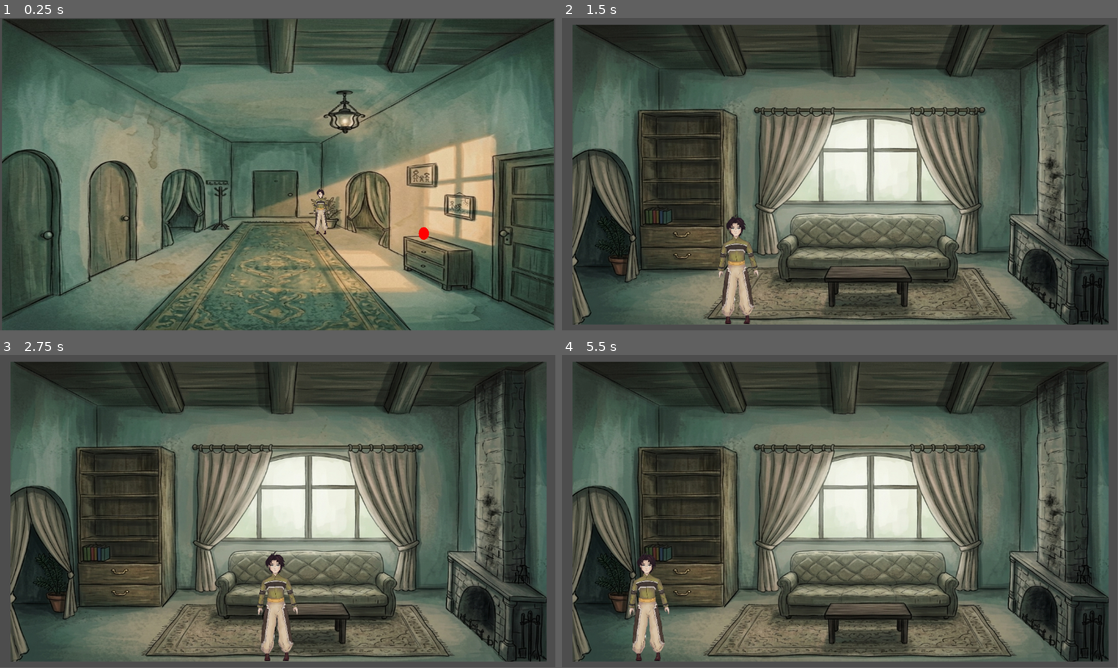
Above: before the commit, frames 1-4 (two rows, left to right).
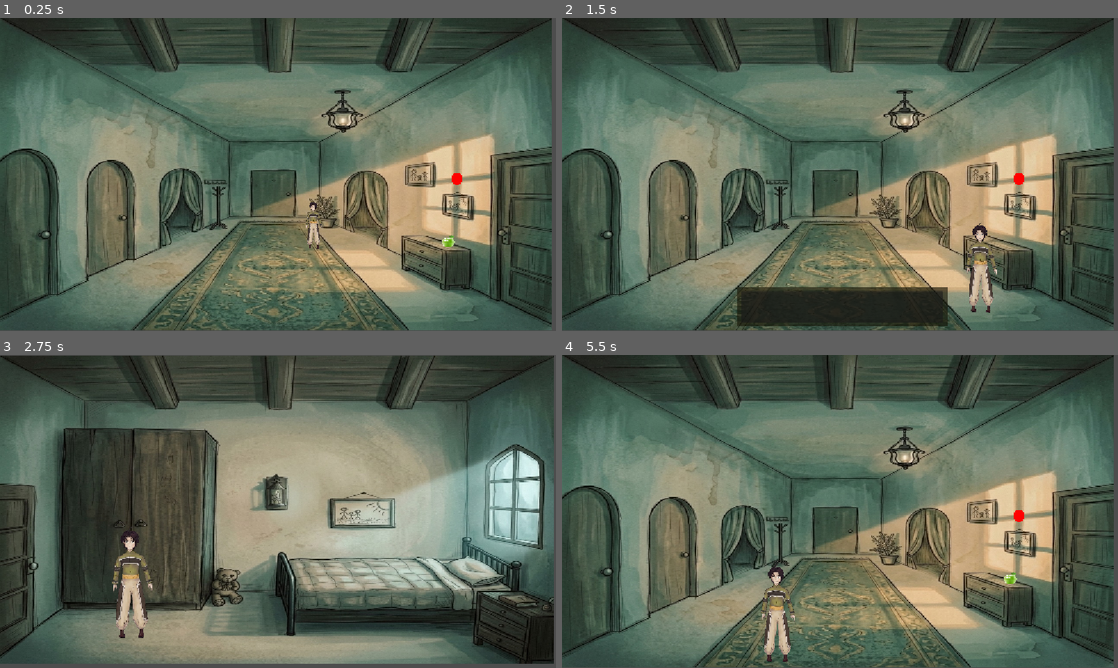
Above: after the commit, the same moments.

Repository: ramochka05/Geam
Game: Godot game, scene res://scene/hous.tscn
Two runs of this game, one before a commit and one after it. Both use one fixed random seed, a clock stepped at 60 frames per second and the inputs below. This scene is started directly instead of the project's main scene.
Inputs:
- Up to frame 1 (0.25 s): no input
- Up to frame 2 (1.5 s): tap Enter at 0.5 s; hold Right (ui_right) 0.53-1.28 s; tap Tab (interact) at 0.6 s; tap E at 0.8, 1.35 s; hold Down (ui_down) from 1.28 s (still down)
- Up to frame 3 (2.75 s): tap Tab (interact) at 1.55, 2.1 s; tap Space at 2 s; release Down (ui_down) at 2.03 s; hold Right (ui_right) from 2.03 s (still down); tap E at 2.3 s
- Up to frame 4 (5.5 s): release Right (ui_right) at 2.78 s; hold Up (ui_up) 2.78-3.53 s; tap E at 2.85, 3.8, 4.35, 5.3 s; tap Tab (interact) at 3.05, 3.6, 4.55, 5.1 s; tap Enter at 3.5 s; hold Left (ui_left) 3.53-5.03 s; hold Down (ui_down) from 5.03 s (still down)
The window is 799x449 before the commit and 800x450 after it. Grey fills any space a smaller window leaves; there, only what the larger window draws over its background counts as a difference.

The runs differ from the first frame. In frame 1, 14% of the frame differs, in the area x 0-100%, y 0-100%; in frame 2, 66%; in frame 3, 63%; in frame 4, 66%.

Commit message:
Initial commit

Diff:
--- a/player_test.gd
+++ b/player_test.gd
@@ -9,6 +9,9 @@
 @onready var sprite = $Sprite2D
 # Получаем ссылку на форму коллизии
 @onready var collision_shape = $CollisionShape2D
+
+@onready var interaction_area: Area2D = $PlayerArea
+
 func _ready():
 	# ВОТ ЭТО САМОЕ ГЛАВНОЕ:
 	# Соединяем сигнал изменения инвентаря с функцией обновления экрана
@@ -38,3 +41,29 @@
 	if collision_shape.shape is RectangleShape2D:
 		var base_size = Vector2(150, 350) # Впишите сюда ваш изначальный размер хитбокса
 		collision_shape.shape.size = base_size * current_scale
+
+func _input(event):
+	# Проверяем, является ли событие нажатием клавиши
+	if event is InputEventKey:
+		# Проверяем, была ли клавиша нажата (не отпущена)
+		if event.pressed:
+			match event.keycode:
+				KEY_E:
+					print("Клавиша E нажата")
+					try_interact()
+
+func try_interact():
+	# Получаем все Area2D, которые пересекаются с игроком
+	if interaction_area != null:
+		var areas = interaction_area.get_overlapping_areas()
+		for area in areas:
+			if area.has_method("interact"):
+				# Дополнительно проверяем, что игрок действительно рядом с этим предметом
+				if area.player_is_near:
+					area.interact()
+					return # Взаимодействуем только с одним предметом за раз
+
+
+
+func _on_bad_apple_player_entered() -> void:
+	pass # Replace with function body.
--- a/project.godot
+++ b/project.godot
@@ -18,6 +18,11 @@
 [autoload]
 
 GlobalInventory="*uid://b6dftycnj3q55"
+
+[display]
+
+window/stretch/mode="canvas_items"
+window/stretch/aspect="expand"
 
 [dotnet]
 
--- /dev/null
+++ b/scene/bad_apple.gd
@@ -0,0 +1,32 @@
+extends Area2D
+
+@onready var sprite: Sprite2D = $PNGApple
+
+var is_collected = false # Наш замок
+
+
+# Флаг, находится ли игрок в зоне
+var player_is_near = false
+
+func _ready():
+	# Подключаем сигналы области к функциям в этом скрипте
+	body_entered.connect(_on_body_entered)
+	body_exited.connect(_on_body_exited)
+
+func _on_body_entered(_body):
+	# Проверяем, что вошел именно игрок (нужно повесить на игрока группу "player")
+	player_is_near = true
+
+func _on_body_exited(_body):
+	player_is_near = false
+
+# Эта функция будет вызываться из главного скрипта или через Input
+func interact():
+	if player_is_near:
+		if is_collected:
+			return
+
+		print("Взаимодействие с предметом!")
+		is_collected = true
+		print("Яблоко подобрано один раз")
+		call_deferred("queue_free")
--- a/scene/hous.tscn
+++ b/scene/hous.tscn
@@ -4,19 +4,14 @@
 [ext_resource type="PackedScene" uid="uid://dwxxue464ng7a" path="res://scene/player_test.tscn" id="2_k6bhc"]
 [ext_resource type="PackedScene" uid="uid://brs8jnbcbbvve" path="res://scene/portal.tscn" id="3_r3g4p"]
 [ext_resource type="PackedScene" uid="uid://dc4jfd01kh8dv" path="res://scene/apple.tscn" id="4_k6bhc"]
-[ext_resource type="Texture2D" uid="uid://bstj5qsw46h8h" path="res://sprites/Red-Circle-Transparent.png" id="5_xncuo"]
-[ext_resource type="Script" uid="uid://djtm0g8ovx1xy" path="res://inventory/item_data.gd" id="6_w0h0x"]
+[ext_resource type="Texture2D" uid="uid://dqwpdwtl0j3xv" path="res://sprites/apple.png" id="5_r3g4p"]
+[ext_resource type="Script" uid="uid://4okgj2l3u6iq" path="res://scene/bad_apple.gd" id="5_xncuo"]
+
+[sub_resource type="RectangleShape2D" id="RectangleShape2D_ts2qu"]
+size = Vector2(46.593704, 29.212067)
 
 [sub_resource type="RectangleShape2D" id="RectangleShape2D_xncuo"]
 size = Vector2(7.610489, 7.3191495)
-
-[sub_resource type="Resource" id="Resource_ts2qu"]
-script = ExtResource("6_w0h0x")
-name = "Яблоко"
-icon = ExtResource("5_xncuo")
-is_stackable = true
-max_stack_size = 10
-metadata/_custom_type_script = "uid://djtm0g8ovx1xy"
 
 [sub_resource type="RectangleShape2D" id="RectangleShape2D_k6bhc"]
 size = Vector2(233, 263.48425)
@@ -24,17 +19,35 @@
 [sub_resource type="RectangleShape2D" id="RectangleShape2D_r3g4p"]
 size = Vector2(1164, 45)
 
+[sub_resource type="RectangleShape2D" id="RectangleShape2D_w0h0x"]
+size = Vector2(171.7479, 108.48272)
+
 [node name="room1" type="Node2D" unique_id=903177662]
 
 [node name="Photo20260315175153" type="Sprite2D" parent="." unique_id=1145691021]
-position = Vector2(577, 325)
+position = Vector2(572, 323.00003)
 scale = Vector2(0.89453125, 0.71594685)
 texture = ExtResource("1_r3g4p")
 
 [node name="player test" parent="." unique_id=18880484 instance=ExtResource("2_k6bhc")]
-position = Vector2(407, 87)
+z_index = 1
+position = Vector2(393, 100.00001)
+rotation = 0.054105207
+skew = -0.04886922
+
+[node name="PlayerArea" type="Area2D" parent="player test" unique_id=175015965]
+position = Vector2(258.3, 304.76)
+
+[node name="PlayerCollision" type="CollisionShape2D" parent="player test/PlayerArea" unique_id=1250435155]
+process_priority = 2
+position = Vector2(0.13631034, 6.344102)
+scale = Vector2(1.2000008, 1.2000008)
+skew = -0.040142573
+shape = SubResource("RectangleShape2D_ts2qu")
+debug_color = Color(0.69003457, 0.3745304, 0.8385237, 0.41960785)
 
 [node name="portal" parent="." unique_id=772575493 instance=ExtResource("3_r3g4p")]
+visible = false
 position = Vector2(682, 337)
 scene = "room_2"
 
@@ -45,10 +58,14 @@
 shape = SubResource("RectangleShape2D_xncuo")
 
 [node name="apple" parent="." unique_id=97196546 instance=ExtResource("4_k6bhc")]
-position = Vector2(782, 395)
-item_data = SubResource("Resource_ts2qu")
+position = Vector2(846.00006, 281)
+scale = Vector2(1.0389951, 1)
+skew = 0.0017453292
+
+[node name="Sprite2D" type="Sprite2D" parent="apple" unique_id=603613694]
 
 [node name="StaticBody2D" type="StaticBody2D" parent="." unique_id=82712180]
+visible = false
 
 [node name="CollisionShape2D" type="CollisionShape2D" parent="StaticBody2D" unique_id=1194771578]
 position = Vector2(577.5, 73.877495)
@@ -56,24 +73,28 @@
 shape = SubResource("RectangleShape2D_k6bhc")
 
 [node name="StaticBody2D2" type="StaticBody2D" parent="." unique_id=319405878]
+visible = false
 
 [node name="CollisionPolygon2D" type="CollisionPolygon2D" parent="StaticBody2D2" unique_id=1629981954]
 scale = Vector2(0.9979344, 0.9588078)
 polygon = PackedVector2Array(45, 500, 180, 450, 250, 380, 303, 430, 355, 420, 400, 350, 450, 400, 490, 358, 490, 6, 21, 3)
 
 [node name="StaticBody2D3" type="StaticBody2D" parent="." unique_id=611371064]
+visible = false
 
 [node name="CollisionPolygon2D" type="CollisionPolygon2D" parent="StaticBody2D3" unique_id=225520082]
 scale = Vector2(1.0246594, 0.9866733)
 polygon = PackedVector2Array(711, 7, 635, 350, 680, 380, 725, 300, 765, 400, 1091, 500, 1121, 621, 1137, 259)
 
 [node name="StaticBody2D4" type="StaticBody2D" parent="." unique_id=297315801]
+visible = false
 
 [node name="CollisionShape2D" type="CollisionShape2D" parent="StaticBody2D4" unique_id=162533582]
 position = Vector2(580, 613)
 shape = SubResource("RectangleShape2D_r3g4p")
 
 [node name="portal2" parent="." unique_id=1181492427 instance=ExtResource("3_r3g4p")]
+visible = false
 position = Vector2(817, 345)
 scene = "bedroom"
 
@@ -84,6 +105,7 @@
 shape = SubResource("RectangleShape2D_xncuo")
 
 [node name="portal3" parent="." unique_id=222247301 instance=ExtResource("3_r3g4p")]
+visible = false
 position = Vector2(682, 337)
 scene = "kitchen"
 
@@ -94,6 +116,7 @@
 shape = SubResource("RectangleShape2D_xncuo")
 
 [node name="portal4" parent="." unique_id=389458785 instance=ExtResource("3_r3g4p")]
+visible = false
 position = Vector2(682, 337)
 scene = "bathroom"
 
@@ -102,3 +125,17 @@
 rotation = -3.1415925
 scale = Vector2(4.597908, -5.1825204)
 shape = SubResource("RectangleShape2D_xncuo")
+
+[node name="BadApple" type="Area2D" parent="." unique_id=328611763]
+position = Vector2(867.98315, 456.13824)
+script = ExtResource("5_xncuo")
+
+[node name="BadAppleCollision" type="CollisionShape2D" parent="BadApple" unique_id=1298892762]
+position = Vector2(28.016846, 39.861755)
+shape = SubResource("RectangleShape2D_w0h0x")
+debug_color = Color(0.6596862, 0.5152476, 0, 0.41960785)
+
+[node name="PNGApple" type="Sprite2D" parent="BadApple" unique_id=1267728984]
+position = Vector2(61.01684, 5.861744)
+scale = Vector2(0.026117187, 0.020796234)
+texture = ExtResource("5_r3g4p")
--- a/scene/kitchen.tscn
+++ b/scene/kitchen.tscn
@@ -4,6 +4,10 @@
 [ext_resource type="PackedScene" uid="uid://dwxxue464ng7a" path="res://scene/player_test.tscn" id="2_5pn3r"]
 [ext_resource type="PackedScene" uid="uid://brs8jnbcbbvve" path="res://scene/portal.tscn" id="3_wnebr"]
 [ext_resource type="PackedScene" uid="uid://cagp2sm21boxg" path="res://scene/mather.tscn" id="4_wnebr"]
+[ext_resource type="Script" uid="uid://bwkd8tdv3p0mc" path="res://scene/mom_area.gd" id="5_ek7yq"]
+
+[sub_resource type="RectangleShape2D" id="RectangleShape2D_70nra"]
+size = Vector2(15.099998, 8.420391)
 
 [sub_resource type="RectangleShape2D" id="RectangleShape2D_ek7yq"]
 size = Vector2(61.5, 81.5)
@@ -23,6 +27,21 @@
 [sub_resource type="RectangleShape2D" id="RectangleShape2D_cn2no"]
 size = Vector2(94.36536, 172)
 
+[sub_resource type="RectangleShape2D" id="RectangleShape2D_mibyj"]
+size = Vector2(246.25, 97)
+
+[sub_resource type="SystemFont" id="SystemFont_ek7yq"]
+
+[sub_resource type="FontVariation" id="FontVariation_kiegy"]
+resource_local_to_scene = true
+base_font = SubResource("SystemFont_ek7yq")
+variation_embolden = 0.1
+
+[sub_resource type="LabelSettings" id="LabelSettings_ig7eq"]
+font = SubResource("FontVariation_kiegy")
+font_color = Color(0, 0, 0, 1)
+outline_size = 5
+
 [node name="Node2D" type="Node2D" unique_id=1134077883]
 
 [node name="Sprite2D" type="Sprite2D" parent="." unique_id=370447391]
@@ -31,8 +50,17 @@
 texture = ExtResource("1_crp0g")
 
 [node name="player test" parent="." unique_id=505350250 instance=ExtResource("2_5pn3r")]
-position = Vector2(226, -273.00006)
+z_index = 1
+position = Vector2(252, -278.00003)
 scale = Vector2(2.5, 2.374)
+
+[node name="PlayerArea" type="Area2D" parent="player test" unique_id=2139511967]
+
+[node name="CollisionShape2D" type="CollisionShape2D" parent="player test/PlayerArea" unique_id=1162438495]
+position = Vector2(256.8, 306.2342)
+scale = Vector2(4, 3.9999998)
+shape = SubResource("RectangleShape2D_70nra")
+debug_color = Color(0.71830875, 0.2532061, 0.99999994, 0.41960785)
 
 [node name="portal" parent="." unique_id=772575493 instance=ExtResource("3_wnebr")]
 scene = "hous"
@@ -80,4 +108,22 @@
 shape = SubResource("RectangleShape2D_cn2no")
 
 [node name="CharacterBody2D" parent="." unique_id=485670045 instance=ExtResource("4_wnebr")]
-position = Vector2(128, 174)
+position = Vector2(133, 175)
+
+[node name="MomArea" type="Area2D" parent="CharacterBody2D" unique_id=1036276756]
+script = ExtResource("5_ek7yq")
+
+[node name="MomCollision" type="CollisionShape2D" parent="CharacterBody2D/MomArea" unique_id=391628446]
+position = Vector2(200, 197)
+shape = SubResource("RectangleShape2D_mibyj")
+debug_color = Color(0.6512648, 0.5196171, 0, 0.41960785)
+
+[node name="MomText" type="Label" parent="CharacterBody2D/MomArea" unique_id=499963949]
+offset_left = 241.0
+offset_top = 82.0
+offset_right = 548.0
+offset_bottom = 131.0
+text = "Яблоко...
+ В последний раз я его видела в доме"
+label_settings = SubResource("LabelSettings_ig7eq")
+horizontal_alignment = 1
--- /dev/null
+++ b/scene/mom_area.gd
@@ -0,0 +1,25 @@
+extends Area2D
+
+@onready var message_label = $MomText
+var player_is_near = false
+
+func _ready():
+	body_entered.connect(_on_body_entered)
+	body_exited.connect(_on_body_exited)
+	message_label.visible = false
+
+func _on_body_entered(_body):
+	player_is_near = true
+
+func _on_body_exited(_body):
+	player_is_near = false
+	message_label.visible = false
+
+
+func interact() -> void:
+	if player_is_near:
+		print("Some phrase")
+		# Показываем фразу на 2 секунды
+		message_label.visible = true
+		await get_tree().create_timer(2.0).timeout
+		message_label.visible = false
Not shown, added: scene/bad_apple.gd.uid
Not shown, added: scene/mom_area.gd.uid
Binary file added: sprites/apple.png
Not shown, added: sprites/apple.png.import
Not shown, changed: .gitignore
